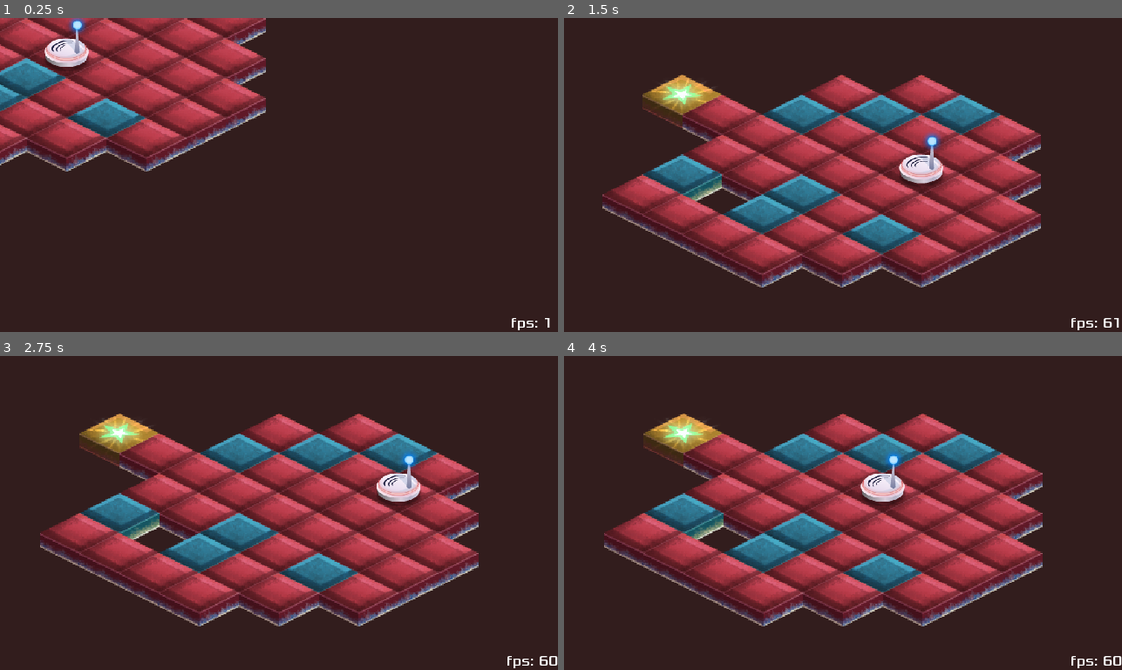
Above: before the commit, frames 1-4 (two rows, left to right).
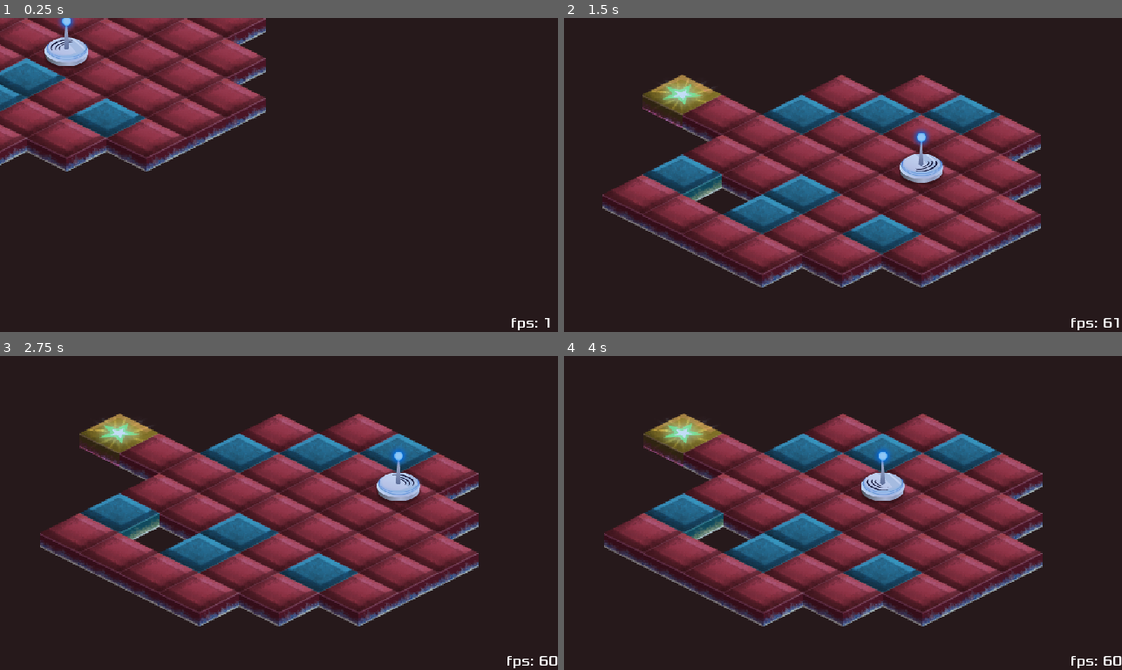
Above: after the commit, the same moments.

Repository: Najim-SD/Static-Discharge
Game: Godot game, scene res://Levels/Level 00.tscn
Same seed, same stepped clock (60 frames per second), same inputs: the game is played once before the commit and once after it.
Inputs:
- Up to frame 1 (0.25 s): no input
- Up to frame 2 (1.5 s): hold D (right) 0.53-1.28 s; hold S (down) from 1.28 s (still down)
- Up to frame 3 (2.75 s): release S (down) at 2.03 s; hold D (right) from 2.03 s (still down)
- Up to frame 4 (4 s): tap Enter at 2.75 s; release D (right) at 2.78 s; hold W (up) 2.78-3.53 s; tap Space at 3.5 s; hold A (left) from 3.53 s (still down)

The runs differ from the first frame. In frame 1, 13% of the frame differs, in the area x 0-48%, y 0-49%; in frame 2, 23%; in frame 3, 23%, in the area x 7-86%, y 18-87%; in frame 4, 23%.

Commit message:
Added Player's Bot direction sprites and better movement code

Diff:
--- a/Levels/Level 00.tscn
+++ b/Levels/Level 00.tscn
@@ -1,10 +1,14 @@
-[gd_scene load_steps=4 format=2]
+[gd_scene load_steps=6 format=2]
 
 [ext_resource path="res://Resources/TileSet.tres" type="TileSet" id=1]
 [ext_resource path="res://Scenes/Bot.tscn" type="PackedScene" id=2]
 [ext_resource path="res://Scenes/MultiCam.tscn" type="PackedScene" id=3]
+[ext_resource path="res://Scenes/Game Manager.tscn" type="PackedScene" id=4]
+[ext_resource path="res://Resources/WorldEnvironment.tres" type="Environment" id=5]
 
 [node name="Level 00" type="Node2D"]
+
+[node name="Game Manager" parent="." instance=ExtResource( 4 )]
 
 [node name="TileMap" type="TileMap" parent="."]
 mode = 1
@@ -26,3 +30,6 @@
 
 [node name="Cam Target" type="Position2D" parent="."]
 position = Vector2( 160, 96 )
+
+[node name="WorldEnvironment" type="WorldEnvironment" parent="."]
+environment = ExtResource( 5 )
--- /dev/null
+++ b/Resources/WorldEnvironment.tres
@@ -0,0 +1,25 @@
+[gd_resource type="Environment" load_steps=3 format=2]
+
+[sub_resource type="Gradient" id=1]
+colors = PoolColorArray( 0, 0, 0, 1, 0.777008, 0.87041, 0.960938, 1 )
+
+[sub_resource type="GradientTexture" id=2]
+gradient = SubResource( 1 )
+
+[resource]
+background_mode = 4
+ambient_light_color = Color( 0.462745, 0.615686, 0.976471, 1 )
+fog_enabled = true
+fog_sun_amount = 0.14
+fog_transmit_enabled = true
+dof_blur_near_distance = 2.2
+glow_enabled = true
+glow_levels/1 = true
+glow_levels/2 = true
+glow_levels/4 = true
+glow_levels/6 = true
+glow_levels/7 = true
+glow_blend_mode = 1
+glow_bicubic_upscale = true
+adjustment_enabled = true
+adjustment_color_correction = SubResource( 2 )
--- a/Scenes/Bot.gd
+++ b/Scenes/Bot.gd
@@ -11,22 +11,37 @@
 
 func _process(delta):
 	if justPressed("up"):
-		targetPos.x -= 32
-		targetPos.y -= 16
-	if justPressed("down"):
-		targetPos.x += 32
-		targetPos.y += 16
-	if justPressed("right"):
-		targetPos.x += 32
-		targetPos.y -= 16
-	if justPressed("left"):
-		targetPos.x -= 32
-		targetPos.y += 16
+		targetPos = moveVec(targetPos, "up")
+		$Body.animation = "up"
+	elif justPressed("down"):
+		targetPos = moveVec(targetPos, "down")
+		$Body.animation = "down"
+	elif justPressed("right"):
+		targetPos = moveVec(targetPos, "right")
+		$Body.animation = "right"
+	elif justPressed("left"):
+		targetPos = moveVec(targetPos, "left")
+		$Body.animation = "left"
 
 	position = position.linear_interpolate(targetPos, 0.5)
 
 	pass #_process()
 
+func moveVec(v, dir):
+	match dir:
+		"right" :
+			v.x += 32
+			v.y -= 16
+		"left" :
+			v.x -= 32
+			v.y += 16
+		"up" :
+			v.x -= 32
+			v.y -= 16
+		"down" :
+			v.x += 32
+			v.y += 16
+	return v
 
 func isPressed(key:String):
 	if Input.is_action_pressed(key):
--- a/Scenes/Bot.tscn
+++ b/Scenes/Bot.tscn
@@ -1,20 +1,66 @@
-[gd_scene load_steps=4 format=2]
+[gd_scene load_steps=11 format=2]
 
-[ext_resource path="res://Art/Bot/Bot Design.png" type="Texture" id=1]
+[ext_resource path="res://Art/Bot/Bot Right.png" type="Texture" id=1]
 [ext_resource path="res://Scenes/Bot.gd" type="Script" id=2]
+[ext_resource path="res://Art/Bot/Bot Up.png" type="Texture" id=3]
+[ext_resource path="res://Art/Bot/Bot Left.png" type="Texture" id=4]
+[ext_resource path="res://Art/Bot/Bot Edge Light.png" type="Texture" id=5]
+[ext_resource path="res://Art/Bot/Bot Down.png" type="Texture" id=6]
+[ext_resource path="res://Art/Bot/Bot Shadow.png" type="Texture" id=7]
+[ext_resource path="res://Art/Bot/Bot Antenna PH.png" type="Texture" id=8]
 
 [sub_resource type="SpriteFrames" id=1]
 animations = [ {
 "frames": [ ExtResource( 1 ) ],
 "loop": true,
-"name": "default",
+"name": "right",
+"speed": 1.0
+}, {
+"frames": [ ExtResource( 4 ) ],
+"loop": true,
+"name": "left",
+"speed": 1.0
+}, {
+"frames": [ ExtResource( 3 ) ],
+"loop": true,
+"name": "up",
+"speed": 1.0
+}, {
+"frames": [ ExtResource( 6 ) ],
+"loop": true,
+"name": "down",
+"speed": 1.0
+} ]
+
+[sub_resource type="SpriteFrames" id=2]
+animations = [ {
+"frames": [ ExtResource( 8 ) ],
+"loop": true,
+"name": "PH",
 "speed": 5.0
 } ]
 
 [node name="Bot" type="Node2D"]
 script = ExtResource( 2 )
 
-[node name="AnimatedSprite" type="AnimatedSprite" parent="."]
-position = Vector2( 2.60615, -12.2506 )
+[node name="Shadow" type="Sprite" parent="."]
+position = Vector2( 2, 1 )
+scale = Vector2( 0.5, 0.5 )
+texture = ExtResource( 7 )
+
+[node name="Body" type="AnimatedSprite" parent="."]
+position = Vector2( 0, -5 )
 scale = Vector2( 0.5, 0.5 )
 frames = SubResource( 1 )
+animation = "up"
+
+[node name="Edge Light" type="Sprite" parent="."]
+position = Vector2( 2, -4 )
+scale = Vector2( 0.5, 0.5 )
+texture = ExtResource( 5 )
+
+[node name="Antenna" type="AnimatedSprite" parent="."]
+position = Vector2( 2, -27 )
+scale = Vector2( 0.5, 0.5 )
+frames = SubResource( 2 )
+animation = "PH"
--- /dev/null
+++ b/Scenes/Tiles/Normal Tile.tscn
@@ -0,0 +1,8 @@
+[gd_scene load_steps=2 format=2]
+
+[ext_resource path="res://Art/Tiles/Normal Tile.png" type="Texture" id=1]
+
+[node name="Normal Tile" type="Sprite"]
+texture = ExtResource( 1 )
+
+[node name="FX" type="AnimatedSprite" parent="."]
--- a/default_env.tres
+++ b/default_env.tres
@@ -5,3 +5,10 @@
 [resource]
 background_mode = 2
 background_sky = SubResource( 1 )
+glow_enabled = true
+glow_levels/1 = true
+glow_levels/2 = true
+glow_levels/4 = true
+glow_levels/6 = true
+glow_intensity = 2.12
+glow_bloom = 0.37
--- a/project.godot
+++ b/project.godot
@@ -26,26 +26,35 @@
 right={
 "deadzone": 0.5,
 "events": [ Object(InputEventKey,"resource_local_to_scene":false,"resource_name":"","device":0,"alt":false,"shift":false,"control":false,"meta":false,"command":false,"pressed":false,"scancode":68,"unicode":0,"echo":false,"script":null)
+, Object(InputEventJoypadButton,"resource_local_to_scene":false,"resource_name":"","device":0,"button_index":15,"pressure":0.0,"pressed":false,"script":null)
+, Object(InputEventJoypadMotion,"resource_local_to_scene":false,"resource_name":"","device":0,"axis":0,"axis_value":1.0,"script":null)
  ]
 }
 left={
 "deadzone": 0.5,
 "events": [ Object(InputEventKey,"resource_local_to_scene":false,"resource_name":"","device":0,"alt":false,"shift":false,"control":false,"meta":false,"command":false,"pressed":false,"scancode":65,"unicode":0,"echo":false,"script":null)
+, Object(InputEventJoypadButton,"resource_local_to_scene":false,"resource_name":"","device":0,"button_index":14,"pressure":0.0,"pressed":false,"script":null)
+, Object(InputEventJoypadMotion,"resource_local_to_scene":false,"resource_name":"","device":0,"axis":0,"axis_value":-1.0,"script":null)
  ]
 }
 up={
 "deadzone": 0.5,
 "events": [ Object(InputEventKey,"resource_local_to_scene":false,"resource_name":"","device":0,"alt":false,"shift":false,"control":false,"meta":false,"command":false,"pressed":false,"scancode":87,"unicode":0,"echo":false,"script":null)
+, Object(InputEventJoypadButton,"resource_local_to_scene":false,"resource_name":"","device":0,"button_index":12,"pressure":0.0,"pressed":false,"script":null)
+, Object(InputEventJoypadMotion,"resource_local_to_scene":false,"resource_name":"","device":0,"axis":1,"axis_value":-1.0,"script":null)
  ]
 }
 down={
 "deadzone": 0.5,
 "events": [ Object(InputEventKey,"resource_local_to_scene":false,"resource_name":"","device":0,"alt":false,"shift":false,"control":false,"meta":false,"command":false,"pressed":false,"scancode":83,"unicode":0,"echo":false,"script":null)
+, Object(InputEventJoypadButton,"resource_local_to_scene":false,"resource_name":"","device":0,"button_index":13,"pressure":0.0,"pressed":false,"script":null)
+, Object(InputEventJoypadMotion,"resource_local_to_scene":false,"resource_name":"","device":0,"axis":1,"axis_value":1.0,"script":null)
  ]
 }
 discharge={
 "deadzone": 0.5,
 "events": [ Object(InputEventKey,"resource_local_to_scene":false,"resource_name":"","device":0,"alt":false,"shift":false,"control":false,"meta":false,"command":false,"pressed":false,"scancode":75,"unicode":0,"echo":false,"script":null)
+, Object(InputEventJoypadButton,"resource_local_to_scene":false,"resource_name":"","device":0,"button_index":1,"pressure":0.0,"pressed":false,"script":null)
  ]
 }
 
Binary file added: Art/Bot/Bot Antenna PH.png
Not shown, added: Art/Bot/Bot Antenna PH.png.import
Binary file added: Art/Bot/Bot Down.png
Not shown, added: Art/Bot/Bot Down.png.import
Binary file added: Art/Bot/Bot Edge Light.png
Not shown, added: Art/Bot/Bot Edge Light.png.import
Binary file added: Art/Bot/Bot Left.png
Not shown, added: Art/Bot/Bot Left.png.import
Binary file added: Art/Bot/Bot Right.png
Not shown, added: Art/Bot/Bot Right.png.import
Binary file added: Art/Bot/Bot Shadow.png
Not shown, added: Art/Bot/Bot Shadow.png.import
(and 5 more such lines)
